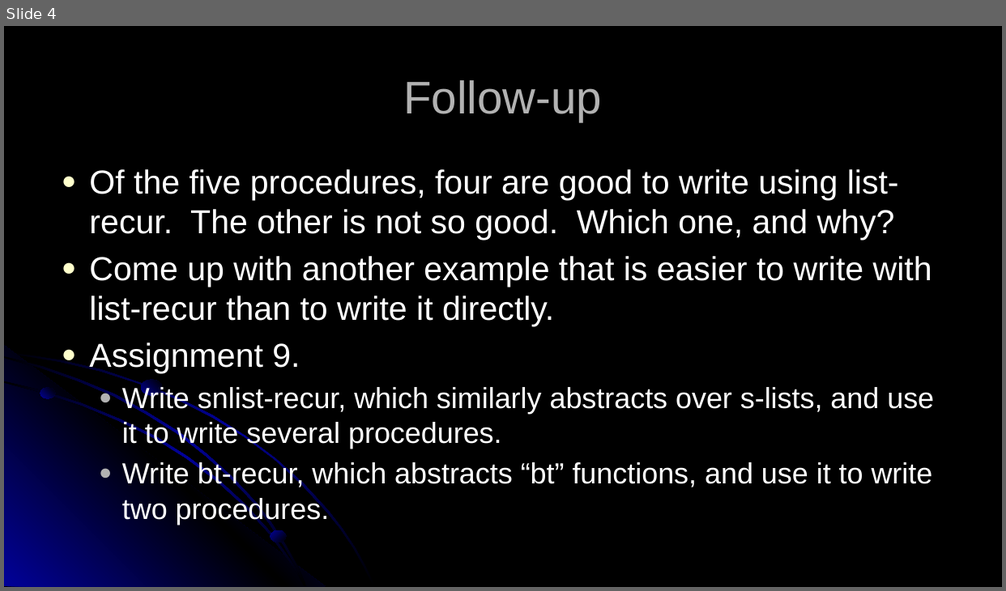
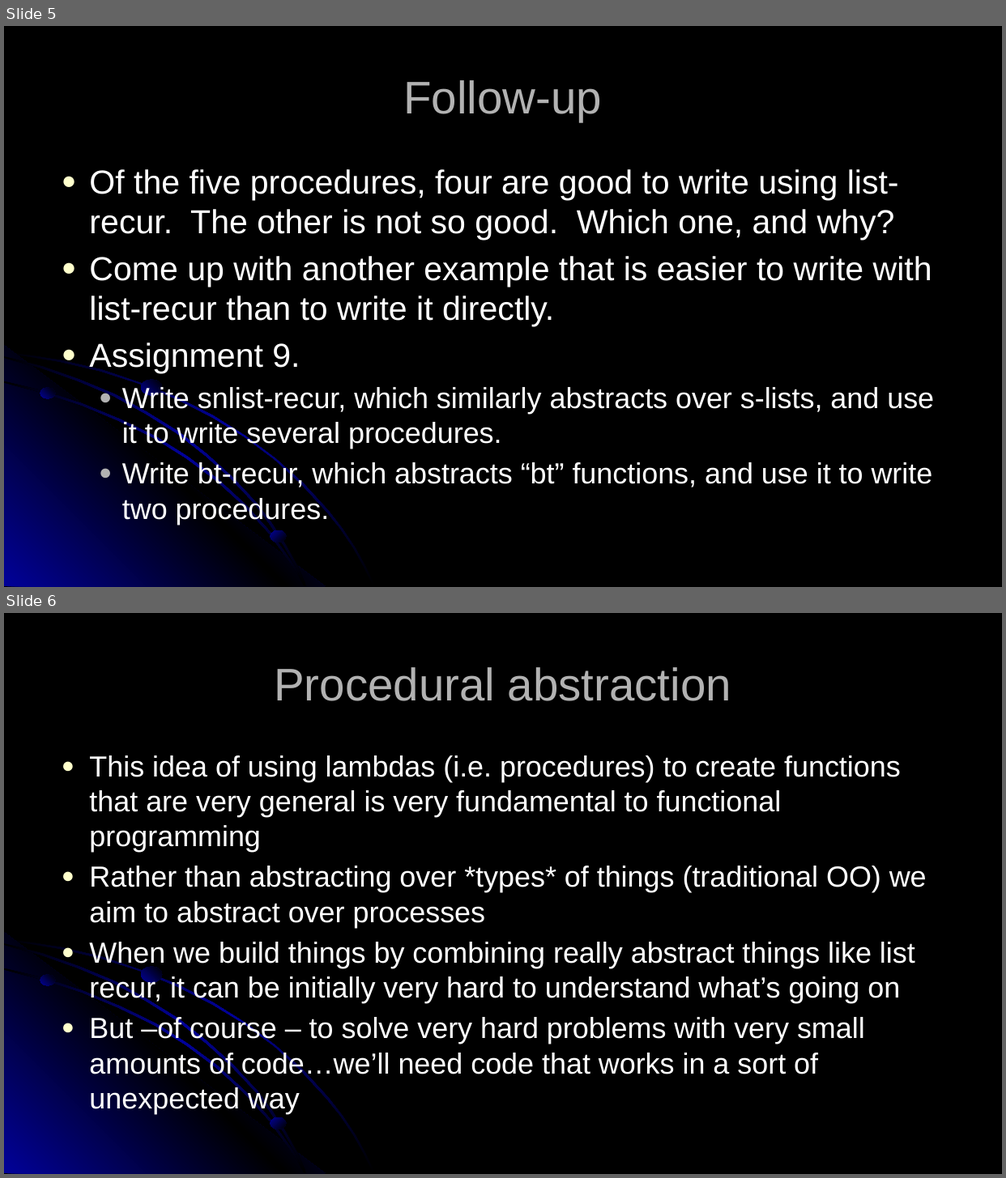
Before and after one commit to RHIT-CSSE/csse304, a slide deck: ClassMaterials/ProceduralAbstraction/10-ProceduralAbstraction-202120.pptx. Shown one above the other, each under a label of ours: slide 4 before the commit, slides 5 and 6 after it. The pictures are 1006x591 and 1006x1178 pixels, drawn with LibreOffice and Linux fonts; fonts in the diff are those of the drawing. Boxes give left, top, right and bottom in pixels: in the first picture for what was removed or moved away, otherwise in the second. Text is boxed around its words. In the diff, an @@ line names an element or a change of style, - is before the commit and + after.

```diff
--- a/ClassMaterials/ProceduralAbstraction/10-ProceduralAbstraction-202120.pptx
+++ b/ClassMaterials/ProceduralAbstraction/10-ProceduralAbstraction-202120.pptx
@@ slide 6 added at (4, 613, 1002, 1174), background #000000; not listed: 7 template elements that a slide beside it also shows @@
@@ title added at (274, 667, 731, 701), 44 pt, text #B2B2B2 @@
+Procedural abstraction
@@ text added at (89, 756, 927, 1114), 28 pt, text #FFFFFF @@
+● This idea of using lambdas (i.e. procedures) to create functions that are very general is very fundamental to functional programming
+● Rather than abstracting over *types* of things (traditional OO) we aim to abstract over processes
+● When we build things by combining really abstract things like list recur, it can be initially very hard to understand what’s going on
+● But –of course – to solve very hard problems with very small amounts of code…we’ll need code that works in a sort of unexpected way
@@ what was slide 4 is now slide 5 @@
```
Also in this commit, not shown: 1 slide changed, 2 other slides added, 1 slide removed, 1 other file.
